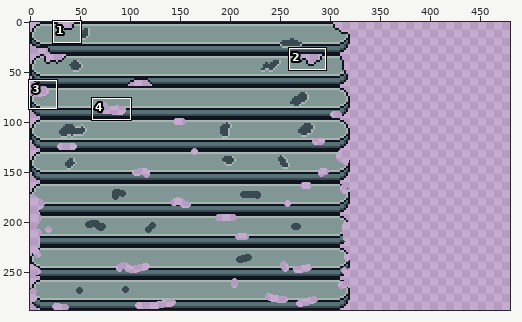
A pixel-art file gets an edit: aseprite_files/Menu.aseprite. Above, an overview of the earlier version with the close-up marked.
Close-up. Before the edit:
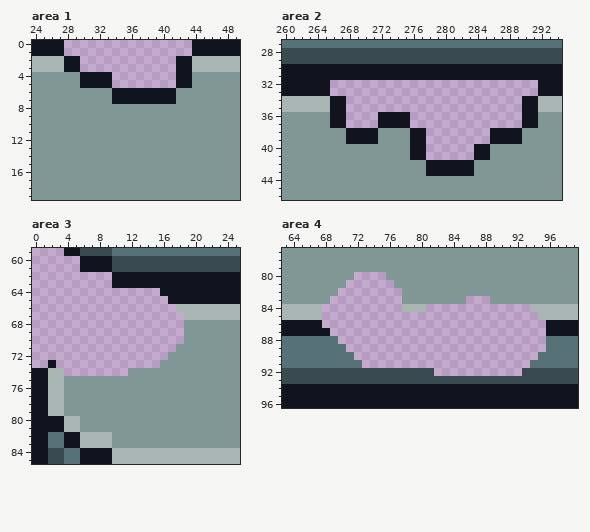
320x288 pixels, 1 frame. Shown: area 1: x 24..49, y 0..19; area 2: x 260..294, y 27..46; area 3: x 0..25, y 59..85; area 4: x 63..99, y 77..96. The old version is drawn lined up with the new one, on the new canvas. The commit also changed other parts of the picture, which this record leaves out.
The same view after the edit:
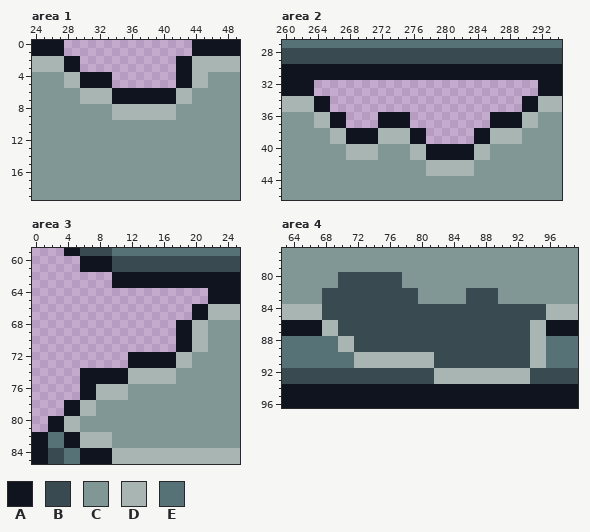
Palette (. is transparent): A #10141f  B #394a50  C #819796  D #a8b5b2  E #577277
What changed:
canvas 320x288 -> 480x288
Area 1:
y 4..5: x 28..29 CC -> DD; x 44..45 CC -> DD
y 6..7: x 30..33 CCCC -> DDDD; x 42..43 CC -> DD
y 8..9: x 34..41 CCCCCCCC -> DDDDDDDD
Area 2:
y 32..33: x 264..265 AA -> ..
y 34..35: x 264..267 DDAA -> AA..
y 36..37: x 264..265 CC -> DD; x 286..291 ....AA -> AAAADD
y 38..39: x 266..267 CC -> DD; x 272..275 CCCC -> DDDD; x 284..289 ..AAAA -> AADDDD
y 40..41: x 268..271 CCCC -> DDDD; x 276..285 AA......AA -> DDAAAAAADD
y 42..43: x 278..283 AAAAAA -> DDDDDD
Area 3:
y 64: x 16..21 AAAAAA -> ......
y 65: x 17..21 AAAAA -> .....
y 66: x 18..21 DDDD -> ..AA
y 67: x 19..21 DDD -> .AA
y 68..70: x 18..21 .CCC -> AADD
y 71: x 18..21 CCCC -> AADD
y 72: x 12..19 .....CCC -> AAAAAADD
y 73: x 2 A -> .; x 12..19 ....CCCC -> AAAAAADD
y 74: x 0..3 AADD -> ....; x 6..17 ......CCCCCC -> AAAAAADDDDDD
y 75: x 0..17 AADDCCCCCCCCCCCCCC -> ......AAAAAADDDDDD
y 76..77: x 0..11 AADDCCCCCCCC -> ......AADDDD
y 78..79: x 0..7 AADDCCCC -> ....AADD
y 80..81: x 0..1 AA -> ..
Area 4:
y 80: x 70..77 CC....CC -> BBBBBBBB
y 81: x 70..77 C......C -> BBBBBBBB
y 82: x 68..79 CC........CC -> BBBBBBBBBBBB; x 86..89 CCCC -> BBBB
y 83: x 68..79 C.........CC -> BBBBBBBBBBBB; x 86..89 ...C -> BBBB
y 84: x 68..95 ..........DDD.............DD -> BBBBBBBBBBBBBBBBBBBBBBBBBBBB
y 85: x 68..95 ...........................D -> BBBBBBBBBBBBBBBBBBBBBBBBBBBB
y 86: x 68..95 ............................ -> DDBBBBBBBBBBBBBBBBBBBBBBBBDD
y 87: x 68..95 A........................... -> DDBBBBBBBBBBBBBBBBBBBBBBBBDD
y 88: x 70..95 .......................... -> DDBBBBBBBBBBBBBBBBBBBBBBDD
y 89: x 70..95 E......................... -> DDBBBBBBBBBBBBBBBBBBBBBBDD
y 90: x 72..95 .......................E -> DDDDDDDDDDBBBBBBBBBBBBDD
y 91: x 72..95 E.....................EE -> DDDDDDDDDDBBBBBBBBBBBBDD
y 92: x 82..93 ...........B -> DDDDDDDDDDDD
y 93: x 82..93 BBBBBBBBBBBB -> DDDDDDDDDDDD
Pixel boxes of the changes (left, top, right, bottom) in both close-ups:
changed: (64, 72, 208, 120)
changed: (314, 80, 538, 176)
changed: (32, 288, 208, 432)
changed: (322, 272, 546, 384)
